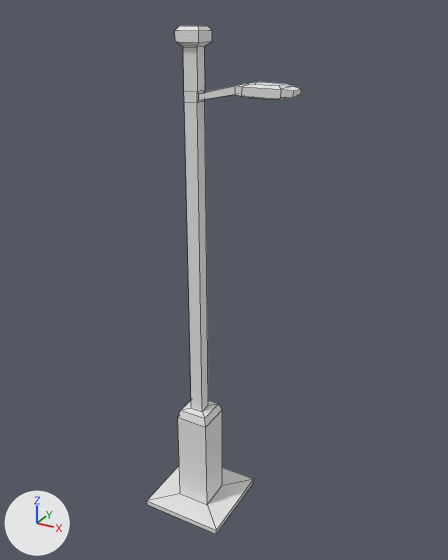
Before and after pictures for a commit that changed the Blender file Assets/Models/straatlamp.blend.
The view is the same before and after, from a camera (50 mm lens) standing at (4.62, -7.56, 7.43) and looking at (0.38, 0.15, 3.57). Arrows for +X, +Y and +Z are at lower left; the lights stay in place. Mesh edges are drawn as thin lines.
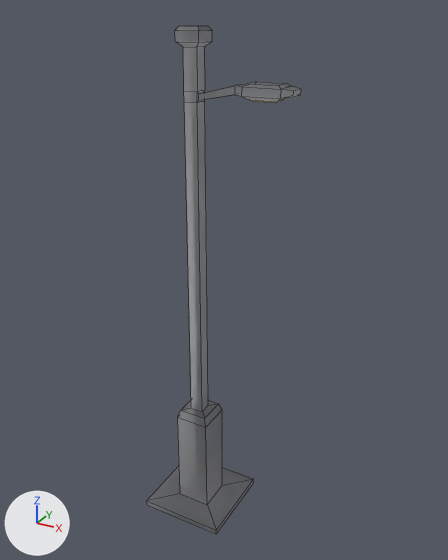
What differs and where, as boxes (x1, y1, x2, y2) in the pictures (448 x 560 px):
part 1 of me_cube_001, built on: before (243, 96, 274, 99); after (242, 96, 286, 103)
part 2 of me_cube_001, recoloured: (147, 26, 301, 534) in both

The change in detail:
Picture 'straatlamptexture2.jpg' (img_straatlamptexture2_jpg) is new.
Material 'Material' (mat_material) is new.
Uses the picture img_straatlamptexture2_jpg.
me_cube_001 is used by ob_cube; location (0.0, 0.0, 0.0); scale (0.71, 0.71, 0.71).
me_cube_001 had 76 vertices, 74 faces and spanned x -1.0..2.15, y -1.0..1.0, z -1.0..10.15.
me_cube_001 now has 80 vertices, 78 faces and spans x -1.0..2.15, y -1.0..1.0, z -1.0..10.15.
Part 1, on me_cube_001:
4 faces are deleted.
4 vertices move from x 1.28..1.83, y -0.17..0.16, z 8.96 to x 1.32..1.79, y -0.13..0.12, z 8.9.
4 vertices are added at (1.28, 0.16, 8.92), (1.28, -0.17, 8.93), (1.83, 0.16, 8.92), (1.83, -0.17, 8.93).
8 new faces join them.
me_cube_001 part 2: 70 faces spanning x -1.0..2.15, y -1.0..1.0, z -1.0..10.15 switch from no material to mat_material.
